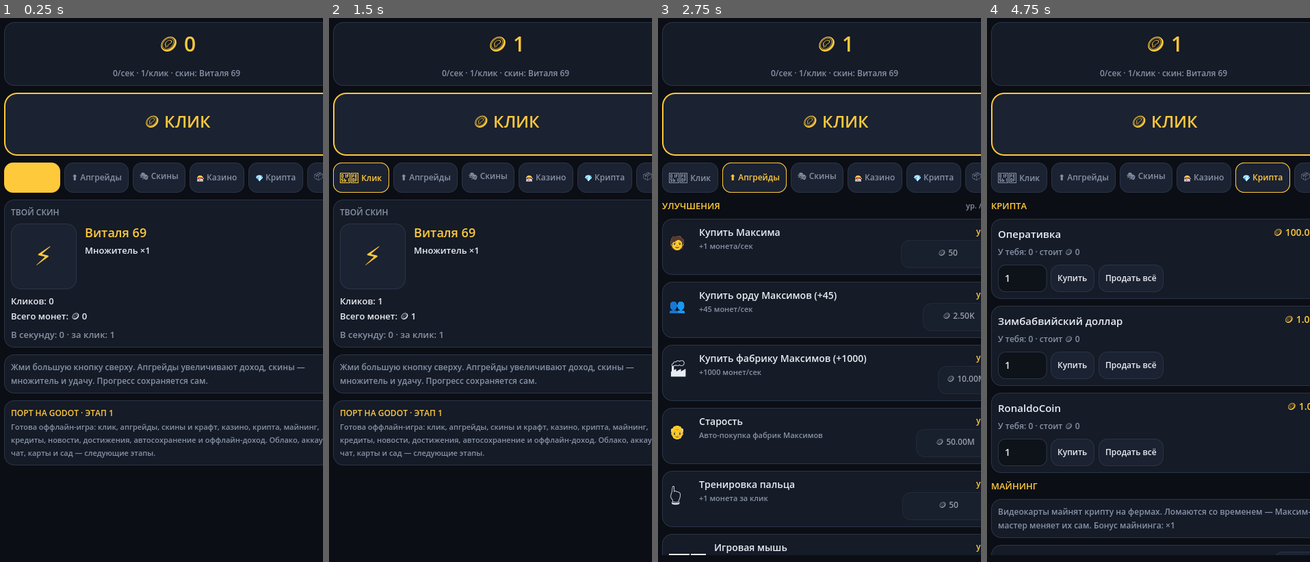
Above: before the commit, frames 1-4 (left to right).
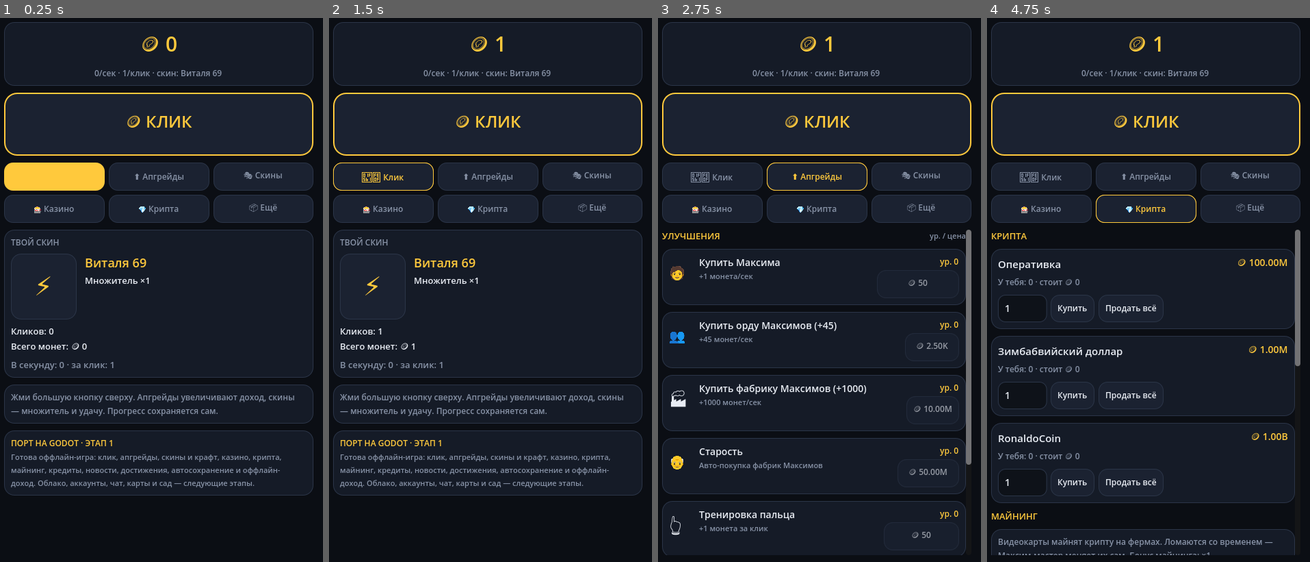
Above: after the commit, the same moments.

Repository: ArbyzikOwO/vitalyaclicker
Game: Godot game, scene res://scenes/main.tscn
The game is run twice, just before and just after one commit, with the same random seed, the same clock (stepped at 60 frames per second) and the same inputs.
Inputs:
- Up to frame 1 (0.25 s): no input
- Up to frame 2 (1.5 s): click "🪙 КЛИК" at 0.5 s; click "🖱️ Клик" at 1.25 s
- Up to frame 3 (2.75 s): click "⬆️ Апгрейды" at 2 s
- Up to frame 4 (4.75 s): click "🎭 Скины" at 2.75 s; click "🎰 Казино" at 3.5 s; click "💎 Крипта" at 4.25 s

The runs differ from the first frame. In frame 1, 12% of the frame differs, in the area x 1-100%, y 0-88%; in frame 2, 11%; in frame 3, 18%, in the area x 1-100%, y 0-99%; in frame 4, 17%.

Commit message:
Godot UI: вкладки 3×2 и ширина под 480 px
- вкладки переехали в GridContainer 3×2: раньше шесть кнопок в ряд
  расширяли корень шире окна и правый край интерфейса обрезался
- подпись под балансом и достижения переносятся по словам
- чипы видеокарт на ферме переносятся (HFlowContainer), а не растягивают ряд
- run-godot.cmd и open-editor.cmd: убран хвостовой "\" в пути (ломал
  --path), open-editor.cmd теперь действительно открывает редактор
- проверено окном 480×800: все вкладки влезают, 81 проверка проходит

Diff:
--- a/godot/scripts/ui.gd
+++ b/godot/scripts/ui.gd
@@ -17,7 +17,7 @@
 var _money_lbl: Label
 var _sub_lbl: Label
 var _skin_btn: Button
-var _tab_bar: HBoxContainer
+var _tab_bar: GridContainer
 var _content: VBoxContainer
 var _toast_box: VBoxContainer
 var _tab := "click"
@@ -187,6 +187,8 @@
 	_money_lbl.horizontal_alignment = HORIZONTAL_ALIGNMENT_CENTER
 	_sub_lbl = _label("0/сек · 1/клик", 12, MUTED)
 	_sub_lbl.horizontal_alignment = HORIZONTAL_ALIGNMENT_CENTER
+	_sub_lbl.autowrap_mode = TextServer.AUTOWRAP_WORD_SMART
+	_sub_lbl.size_flags_horizontal = Control.SIZE_EXPAND_FILL
 	tv.add_child(_money_lbl)
 	tv.add_child(_sub_lbl)
 	top.add_child(tv)
@@ -201,16 +203,18 @@
 	_skin_btn.pressed.connect(_on_click)
 	root.add_child(_skin_btn)
 
-	# вкладки
-	_tab_bar = HBoxContainer.new()
-	_tab_bar.add_theme_constant_override("separation", 6)
+	# вкладки: сетка 3×2 — на узком экране в один ряд не влезают
+	_tab_bar = GridContainer.new()
+	_tab_bar.columns = 3
+	_tab_bar.add_theme_constant_override("h_separation", 6)
+	_tab_bar.add_theme_constant_override("v_separation", 6)
 	_tab_bar.size_flags_horizontal = Control.SIZE_EXPAND_FILL
 	root.add_child(_tab_bar)
 	for t in [["click", "🖱️ Клик"], ["up", "⬆️ Апгрейды"], ["skins", "🎭 Скины"],
 			["casino", "🎰 Казино"], ["crypto", "💎 Крипта"], ["more", "📦 Ещё"]]:
 		var b := _button(String(t[1]), 12)
 		b.size_flags_horizontal = Control.SIZE_EXPAND_FILL
-		b.custom_minimum_size = Vector2(0, 44)
+		b.custom_minimum_size = Vector2(0, 40)
 		b.pressed.connect(_show_tab.bind(String(t[0])))
 		_tab_bar.add_child(b)
 
@@ -697,7 +701,10 @@
 		var cnt := _label("%d/%d GPU" % [f["gpus"].size(), int(f["max_gpus"])], 11, MUTED)
 		h.add_child(cnt)
 		v.add_child(h)
-		var chips := _row(4)
+		var chips := HFlowContainer.new()
+		chips.add_theme_constant_override("h_separation", 4)
+		chips.add_theme_constant_override("v_separation", 4)
+		chips.size_flags_horizontal = Control.SIZE_EXPAND_FILL
 		if f["gpus"].is_empty():
 			chips.add_child(_label("пусто", 11, MUTED))
 		else:
@@ -868,8 +875,9 @@
 		var h := _row(6)
 		h.add_child(_label(String(a["emoji"]), 16, TEXT))
 		var av := _vbox(0)
-		av.add_child(_label(String(a["name"]), 12.5, GREEN if ok else TEXT))
-		av.add_child(_label(String(a["desc"]), 10.5, MUTED))
+		av.size_flags_horizontal = Control.SIZE_EXPAND_FILL
+		av.add_child(_label(String(a["name"]), 12.5, GREEN if ok else TEXT, true))
+		av.add_child(_label(String(a["desc"]), 10.5, MUTED, true))
 		h.add_child(av)
 		h.add_child(_spacer())
 		h.add_child(_label("✅" if ok else "—", 13, GREEN if ok else MUTED))
Not shown, changed: godot/open-editor.cmd
Not shown, changed: godot/run-godot.cmd
